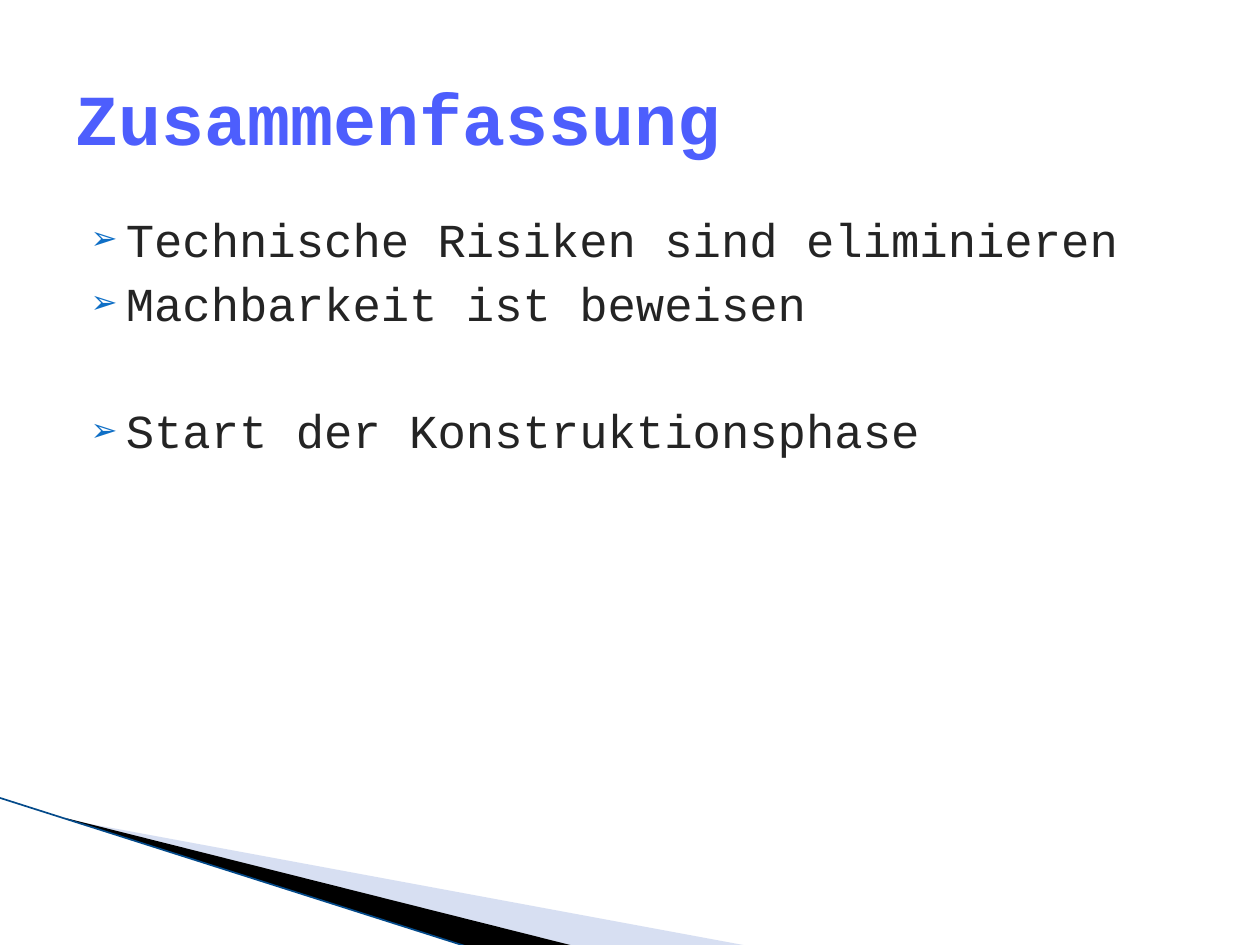
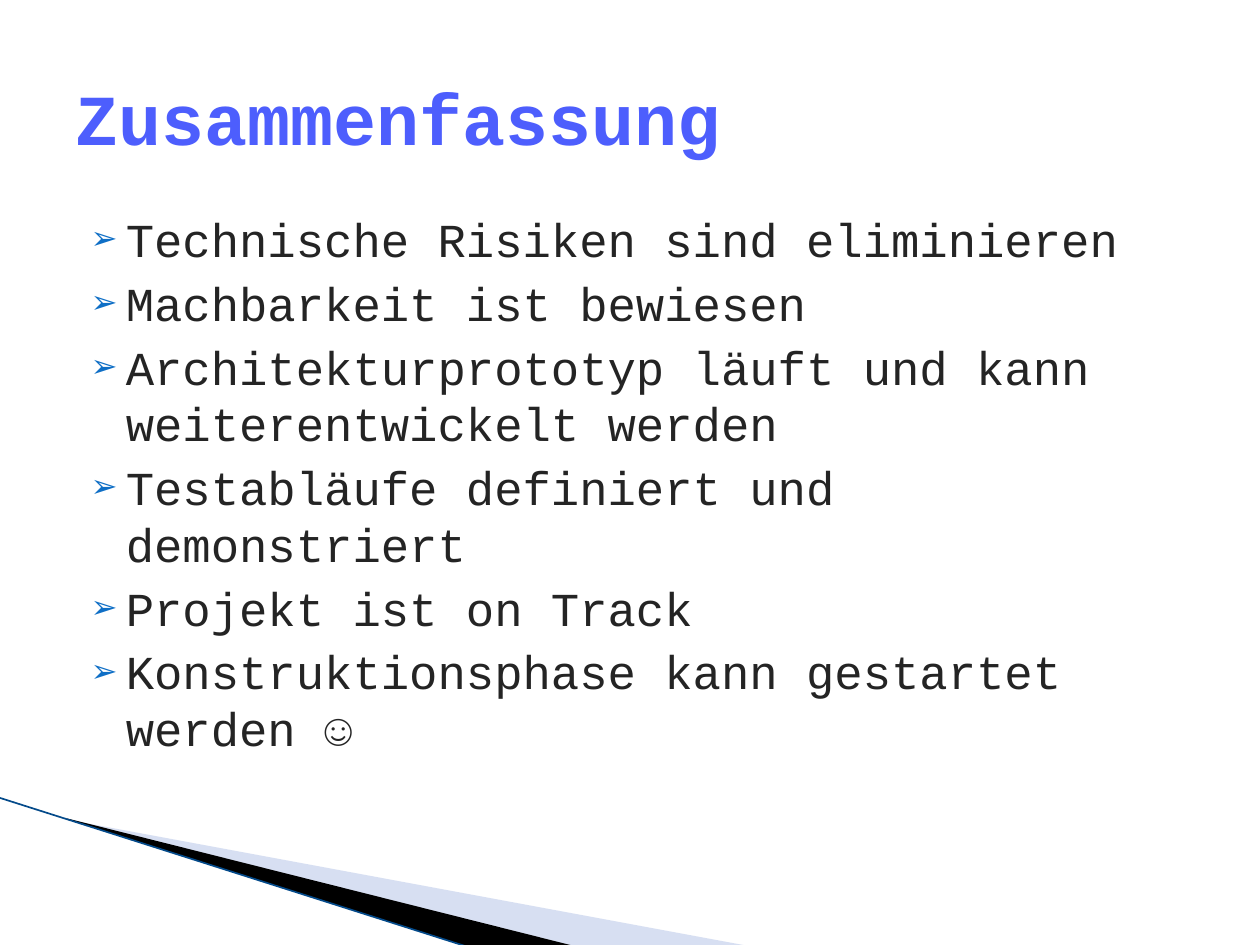
Before and after one commit to lukaselmer/hsr-mrt-software-engineering-2-project, a slide deck: slide 33 of doc/05_Design/praesentation.pptx. Drawn at 1260x945 pixels with LibreOffice and Linux fonts; fonts in the diff are those of the drawing; background and template pictures are left out. Boxes give left, top, right and bottom in pixels: in the first picture for what was removed or moved away, otherwise in the second. Text is boxed around its words. In the diff, an @@ line names an element or a change of style, - is before the commit and + after.

```diff
--- a/doc/05_Design/praesentation.pptx
+++ b/doc/05_Design/praesentation.pptx
@@ text at [126,287,1089,747]: text changed @@
-➢ Machbarkeit ist beweisen
-➢ Start der Konstruktionsphase
+➢ Machbarkeit ist bewiesen
+➢ Architekturprototyp läuft und kann weiterentwickelt werden
+➢ Testabläufe definiert und demonstriert
+➢ Projekt ist on Track
+➢ Konstruktionsphase kann gestartet werden ☺
```
Also in this commit, not shown: 2 other slides changed, 1 slide removed.
